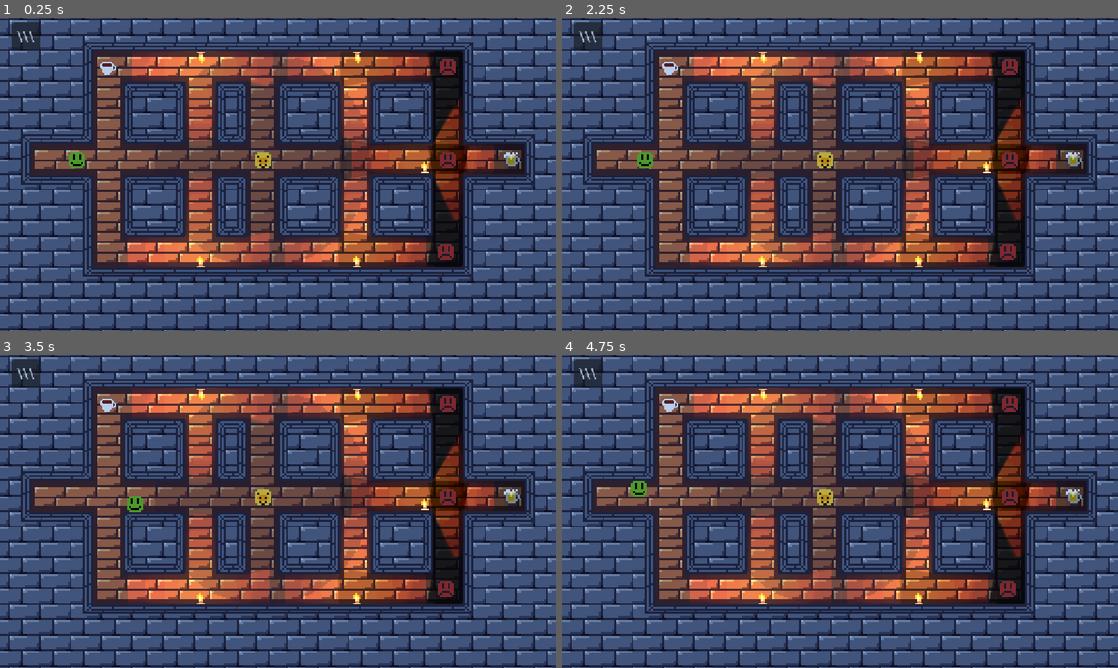
Above: before the commit, frames 1-4 (two rows, left to right).
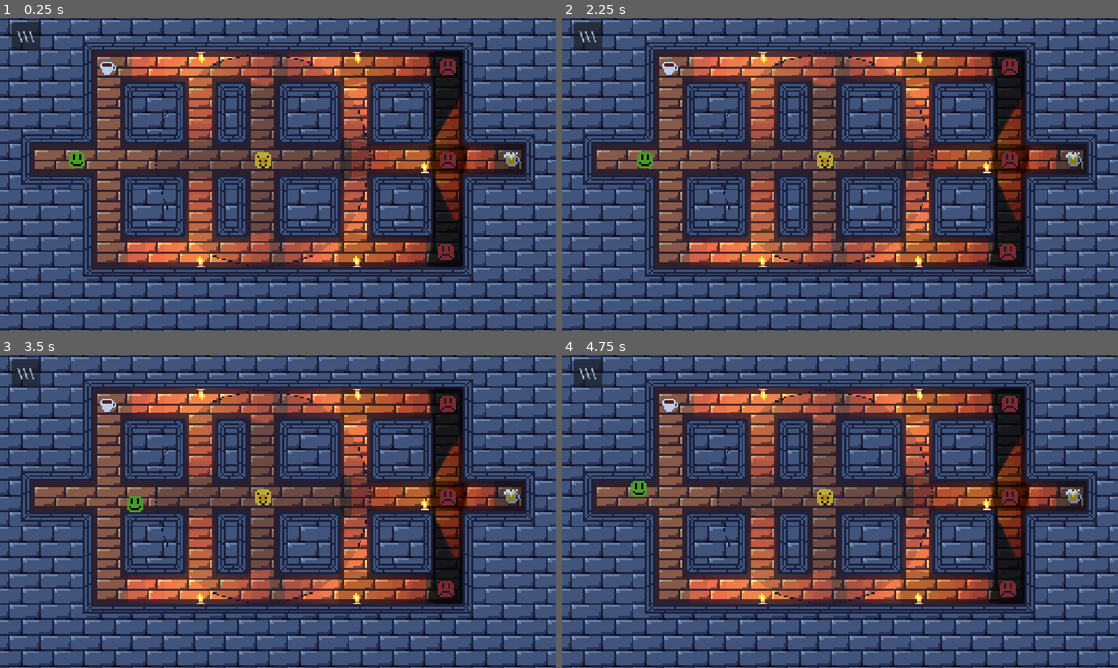
Above: after the commit, the same moments.

Repository: IlyaAfan/WhereTheFuckMyBeer
Game: Godot game, scene res://tscns/levels/test_level_fs.tscn
Same seed, same stepped clock (60 frames per second), same inputs: the game is played once before the commit and once after it. This scene is started directly instead of the project's main scene.
Inputs (mouse positions are in pixels of both pictures, inside the frame that each line leads up to):
- Up to frame 1 (0.25 s): no input
- Up to frame 2 (2.25 s): click "\\\" at 0.5 s; click "RESTART" at 1.25 s; tap Enter at 2 s; move the mouse to (962, 158) at 2.02 s; hold D (right) from 2.03 s (still down); tap Tab (change_input_dev) at 2.1 s
- Up to frame 3 (3.5 s): tap R (restart) at 2.75 s; move the mouse to (166, 527) at 2.77 s; release D (right) at 2.78 s; hold S (down) from 2.78 s (still down); click (166, 527) at 2.85 s
- Up to frame 4 (4.75 s): move the mouse to (895, 442) at 3.52 s; release S (down) at 3.53 s; hold D (right) 3.53-4.28 s; tap F (use_item) at 3.6 s; tap R (restart) at 4.25 s; move the mouse to (812, 574) at 4.27 s; hold W (up) from 4.28 s (still down); tap Tab (change_input_dev) at 4.35 s

The runs differ from the first frame. In frame 1, 0.2% of the frame differs, in the area x 27-67%, y 10-80%; in frame 2, 0.2%; in frame 3, 0.2%; in frame 4, 0.2%.

Commit message:
feat. Добавил do_shout
do_shout теперь имеет поведение фартсмеллера. do_shout не совсем Plug And Play, потому что ему нужно чтобы просчитывалась навигация, поэтому теперь вместо того чтобы совсем не двигаться, фартсмеллер двигается к игроку со скоростью 0

Diff:
--- a/Assets/scripts/Character.gd
+++ b/Assets/scripts/Character.gd
@@ -4,7 +4,7 @@
 @export var speed = 50 #стандартная скорость -- скорость игрока
 var direction : Vector2
 var TileMap_I_Am_Standing_On: TileMapLayer
-var Navigation_Agent_Used: NavigationAgent2D
+@export var Navigation_Agent_Used: NavigationAgent2D
 
 func get_tile_data(data_name: String): # вернёт значение нужных данных для тайла на котором стоит персонаж, например tile_speed
 	if not TileMap_I_Am_Standing_On:
--- a/Assets/scripts/do_hear.gd
+++ b/Assets/scripts/do_hear.gd
@@ -10,7 +10,7 @@
 @export var radius = 56
 
 func on_parent_ready():
-	if get_parent().Navigation_Agent_Used:
+	if get_parent().Navigation_Agent_Used and !nagent:
 		nagent =get_parent().Navigation_Agent_Used
 
 
--- a/Assets/scripts/do_see.gd
+++ b/Assets/scripts/do_see.gd
@@ -17,10 +17,9 @@
 
 
 func on_parent_ready():
-	if get_parent().Navigation_Agent_Used:
+
+	if get_parent().Navigation_Agent_Used and !nagent:
 		nagent =get_parent().Navigation_Agent_Used
-	else:
-		print("the parent has no Navigation_Agent_Used")
 
 
 func _ready() -> void:
--- /dev/null
+++ b/Assets/scripts/do_shout.gd
@@ -0,0 +1,18 @@
+extends Node2D
+
+signal iHearADude(target: Vector2)
+
+@export var nagent: NavigationAgent2D
+
+func on_parent_ready():
+	if get_parent().Navigation_Agent_Used and !nagent:
+		nagent =get_parent().Navigation_Agent_Used
+
+	if nagent:
+		nagent.path_changed.connect(on_navigated)
+
+func _ready() -> void:
+	get_parent().connect("ready",on_parent_ready)
+
+func on_navigated():
+	iHearADude.emit(nagent.target_position)
--- a/Assets/scripts/enemy_controller.gd
+++ b/Assets/scripts/enemy_controller.gd
@@ -1,22 +1,25 @@
 extends Node2D
 
-signal FartSmellaHeard(target:Vector2)
+signal SomeoneShouted(target:Vector2)
 
 func _ready() -> void:
-	var fartsmellas = get_children_with_prefix("FartSmella")
-	var enemies = get_children_with_prefix("Enemy")
-	if len(fartsmellas) and len(enemies):
-		for fs in fartsmellas:
-			fs.iHearADude.connect(_on_fart_smella_hears)
-		for e in enemies:
-			e.connect_ears(self, "FartSmellaHeard")
+	var shouters = get_children_with_do("do_shout")
+	var enemies = get_children_with_do("do_catch")
+	print(shouters, enemies)
+	if len(shouters) and len(enemies):
+		for s:Node2D in shouters:
+			s.find_child("do_shout").iHearADude.connect(_on_fart_smella_hears)
+		for e:Node2D  in enemies:
+			e.connect_ears(self, "SomeoneShouted")
 
-func get_children_with_prefix(prefix: String) -> Array: #написал ИИ, работает нормально
+func get_children_with_do(do: String) -> Array: #Находит Детей у которых есть нужный Do
 	var result = []
 	for child in get_children():
-		if child.name.begins_with(prefix):
-			result.append(child)
+		for cc in child.get_children():
+			if cc.name == do and result.count(child) == 0:
+				result.append(child)
 	return result
 
+
 func _on_fart_smella_hears(target: Vector2) -> void:
-	FartSmellaHeard.emit(target)
+	SomeoneShouted.emit(target)
--- a/Assets/scripts/fart_smella.gd
+++ b/Assets/scripts/fart_smella.gd
@@ -6,8 +6,5 @@
 
 
 func _physics_process(_delta: float) -> void:
-	pass
-
-
-func _on_do_hear(target: Vector2) -> void:
-	iHearADude.emit(target)
+	velocity = nav_movement()
+	move_and_slide()
--- a/tscns/Enemy.tscn
+++ b/tscns/Enemy.tscn
@@ -8,13 +8,14 @@
 [sub_resource type="CircleShape2D" id="CircleShape2D_wt2yf"]
 radius = 4.0
 
-[node name="Enemy" type="CharacterBody2D" unique_id=1695094296 groups=["Enemies"]]
+[node name="Enemy" type="CharacterBody2D" unique_id=1695094296 node_paths=PackedStringArray("Navigation_Agent_Used") groups=["Enemies"]]
 collision_layer = 2
 collision_mask = 7
 motion_mode = 1
 wall_min_slide_angle = 0.0
 script = ExtResource("1_2msnq")
 speed = 70
+Navigation_Agent_Used = NodePath("NavigationAgent2D")
 
 [node name="TestingEnemy" type="Sprite2D" parent="." unique_id=1835231928]
 z_index = 101
@@ -31,8 +32,8 @@
 avoidance_enabled = true
 avoidance_mask = 6
 
-[node name="DoSee" parent="." unique_id=1184471678 instance=ExtResource("4_cb2tf")]
+[node name="do_see" parent="." unique_id=1184471678 instance=ExtResource("4_cb2tf")]
 visibility_layer = 7
 
-[node name="DoCatch" parent="." unique_id=545746488 instance=ExtResource("3_u8qfd")]
+[node name="do_catch" parent="." unique_id=545746488 instance=ExtResource("3_u8qfd")]
 radius = 5
--- a/tscns/dos/do_hear.tscn
+++ b/tscns/dos/do_hear.tscn
@@ -4,6 +4,7 @@
 [ext_resource type="Texture2D" uid="uid://bx1o04pviltk" path="res://Assets/Sprites/CharSprites/enemy/AreaIndicator2.png" id="2_ds38f"]
 [ext_resource type="PackedScene" uid="uid://jvjphvkbg7qb" path="res://tscns/destination.tscn" id="2_t1ur7"]
 [ext_resource type="Texture2D" uid="uid://isfaqdr7yufa" path="res://Assets/Sprites/CharSprites/enemy/Exclamation.png" id="3_4xiqd"]
+[ext_resource type="Texture2D" uid="uid://r3tv31ybhtvu" path="res://Assets/Sprites/CharSprites/enemy/AreaIndicator.png" id="5_sbj60"]
 
 [sub_resource type="CircleShape2D" id="CircleShape2D_88262"]
 radius = 56.0
@@ -34,6 +35,10 @@
 position = Vector2(-5, -5)
 texture = ExtResource("3_4xiqd")
 
+[node name="AreaIndicator" type="Sprite2D" parent="." unique_id=762618376]
+z_index = 101
+texture = ExtResource("5_sbj60")
+
 [connection signal="timeout" from="Timer" to="." method="_on_timer_timeout"]
 [connection signal="body_entered" from="destination" to="." method="_on_destination_body_entered"]
 [connection signal="body_entered" from="Area2D" to="." method="_on_area_2d_body_entered"]
--- a/tscns/dos/do_see.tscn
+++ b/tscns/dos/do_see.tscn
@@ -19,7 +19,6 @@
 autostart = true
 
 [node name="Area2D" type="Area2D" parent="." unique_id=187617037]
-visible = false
 
 [node name="CollisionShape2D" type="CollisionShape2D" parent="Area2D" unique_id=375452967]
 shape = SubResource("CircleShape2D_88262")
--- /dev/null
+++ b/tscns/dos/do_shout.tscn
@@ -0,0 +1,6 @@
+[gd_scene format=3 uid="uid://d1jcnbfi8xfje"]
+
+[ext_resource type="Script" uid="uid://15fbjg6mjted" path="res://Assets/scripts/do_shout.gd" id="1_vx5vu"]
+
+[node name="do_shout" type="Node2D" unique_id=79768491]
+script = ExtResource("1_vx5vu")
--- a/tscns/fart_smella.tscn
+++ b/tscns/fart_smella.tscn
@@ -3,17 +3,20 @@
 [ext_resource type="Script" uid="uid://q4xbpf78l16q" path="res://Assets/scripts/fart_smella.gd" id="1_41l6w"]
 [ext_resource type="Texture2D" uid="uid://byuh6m8sj4epe" path="res://Assets/Sprites/CharSprites/FartSmella.png" id="2_je4nv"]
 [ext_resource type="PackedScene" uid="uid://cac6q5ivboifu" path="res://tscns/dos/do_hear.tscn" id="3_awf0j"]
+[ext_resource type="PackedScene" uid="uid://d1jcnbfi8xfje" path="res://tscns/dos/do_shout.tscn" id="4_je4nv"]
 
 [sub_resource type="CircleShape2D" id="CircleShape2D_wt2yf"]
 radius = 1.0
 
-[node name="FartSmella" type="CharacterBody2D" unique_id=1695094296]
+[node name="FartSmella" type="CharacterBody2D" unique_id=1679017292 node_paths=PackedStringArray("Navigation_Agent_Used")]
 collision_layer = 2
 collision_mask = 3
 motion_mode = 1
 wall_min_slide_angle = 0.0
 script = ExtResource("1_41l6w")
 speed = 0
+Navigation_Agent_Used = NodePath("NavigationAgent2D")
+metadata/_custom_type_script = "uid://bwkiv0ra46tx1"
 
 [node name="TestingFartSmella" type="Sprite2D" parent="." unique_id=1835231928]
 texture = ExtResource("2_je4nv")
@@ -26,9 +29,6 @@
 target_desired_distance = 2.0
 avoidance_enabled = true
 
-[node name="DoHear" parent="." unique_id=146642522 node_paths=PackedStringArray("nagent") instance=ExtResource("3_awf0j")]
-nagent = NodePath("../NavigationAgent2D")
+[node name="DoHear" parent="." unique_id=146642522 instance=ExtResource("3_awf0j")]
 
-[connection signal="navigation_finished" from="NavigationAgent2D" to="." method="_on_navigation_agent_2d_navigation_finished"]
-[connection signal="path_changed" from="NavigationAgent2D" to="." method="_on_navigation_agent_2d_path_changed"]
-[connection signal="iHear" from="DoHear" to="." method="_on_do_hear"]
+[node name="do_shout" parent="." unique_id=79768491 instance=ExtResource("4_je4nv")]
Binary file added: Assets/Sprites/CharSprites/test_goblin.png
Not shown, added: Assets/Sprites/CharSprites/test_goblin.png.import
Not shown, added: Assets/scripts/do_shout.gd.uid
